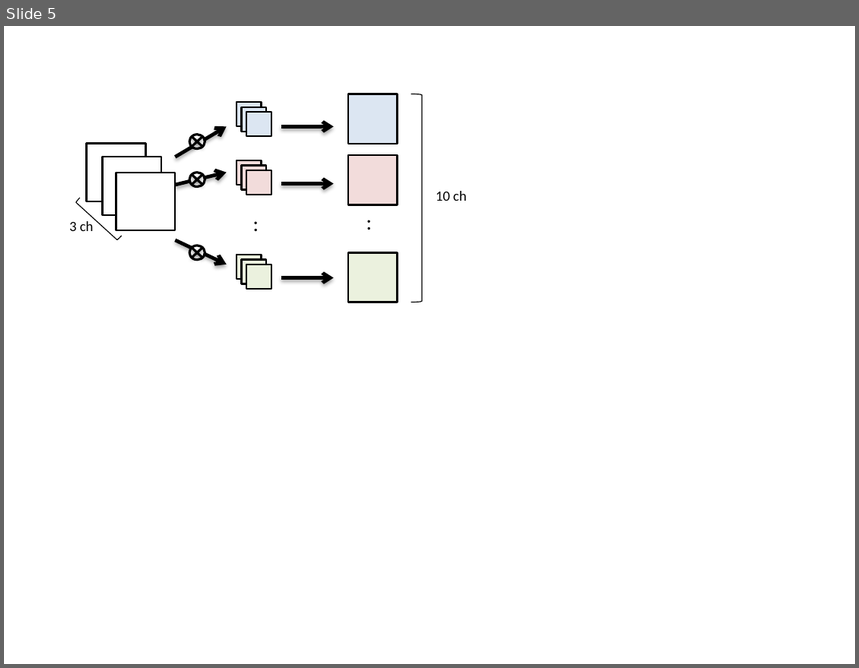
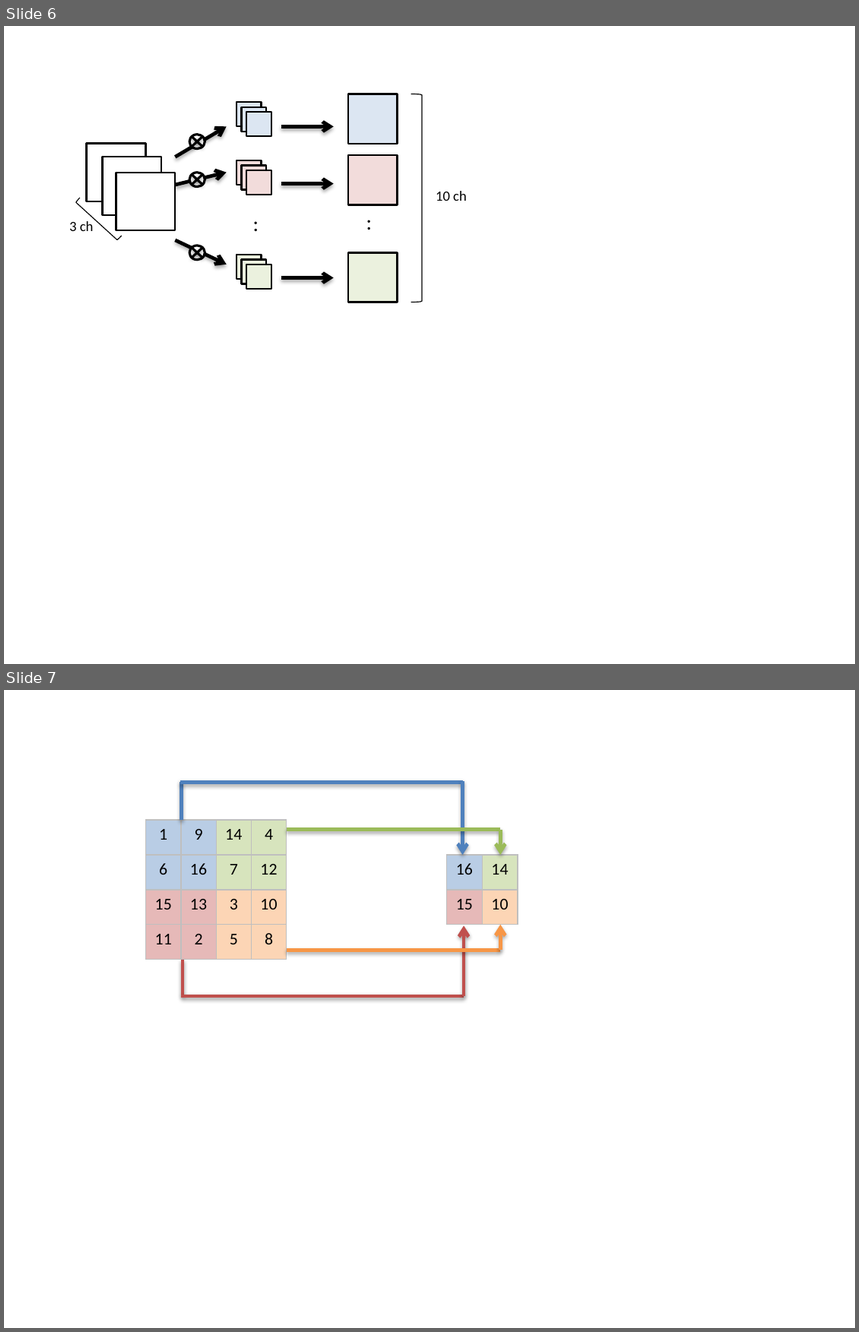
Before and after one commit to eijian/blog, a slide deck: articles/201608/dl1.pptx. Shown one above the other, each under a label of ours: slide 5 before the commit, slides 6 and 7 after it. The pictures are 859x668 and 859x1332 pixels, drawn with LibreOffice and Linux fonts; fonts in the diff are those of the drawing. Boxes give left, top, right and bottom in pixels: in the first picture for what was removed or moved away, otherwise in the second. Text is boxed around its words. In the diff, an @@ line names an element or a change of style, - is before the commit and + after.

```diff
--- a/articles/201608/dl1.pptx
+++ b/articles/201608/dl1.pptx
@@ slide 7 added at [4, 690, 855, 1328], background #FFFFFF @@
@@ line added from (463, 782) to (180, 782), #4F81BD 3 pt @@
@@ line added from (181, 820) to (181, 782), #4F81BD 3 pt @@
@@ arrow added from (463, 781) to (463, 855), #4F81BD 3 pt @@
@@ table added at [146, 820, 286, 960], 4 rows, 4 columns @@
+1 | 9 | 14 | 4
+6 | 16 | 7 | 12
+15 | 13 | 3 | 10
+11 | 2 | 5 | 8
@@ line added from (500, 830) to (287, 830), #9BBB59 3 pt @@
@@ arrow added from (500, 830) to (500, 855), #9BBB59 3 pt @@
@@ table added at [446, 855, 518, 925], 2 rows, 2 columns @@
+16 | 14
+15 | 10
@@ arrow added from (464, 996) to (464, 926), #C0504D 3 pt @@
@@ arrow added from (500, 951) to (500, 925), #F79646 3 pt @@
@@ line added from (183, 960) to (183, 996), #C0504D 3 pt @@
@@ line added from (500, 951) to (287, 951), #F79646 3 pt @@
@@ line added from (464, 996) to (181, 996), #C0504D 3 pt @@
@@ what was slide 5 is now slide 6 @@
```
Also in this commit, not shown: 1 other slide added, 5 other files.
